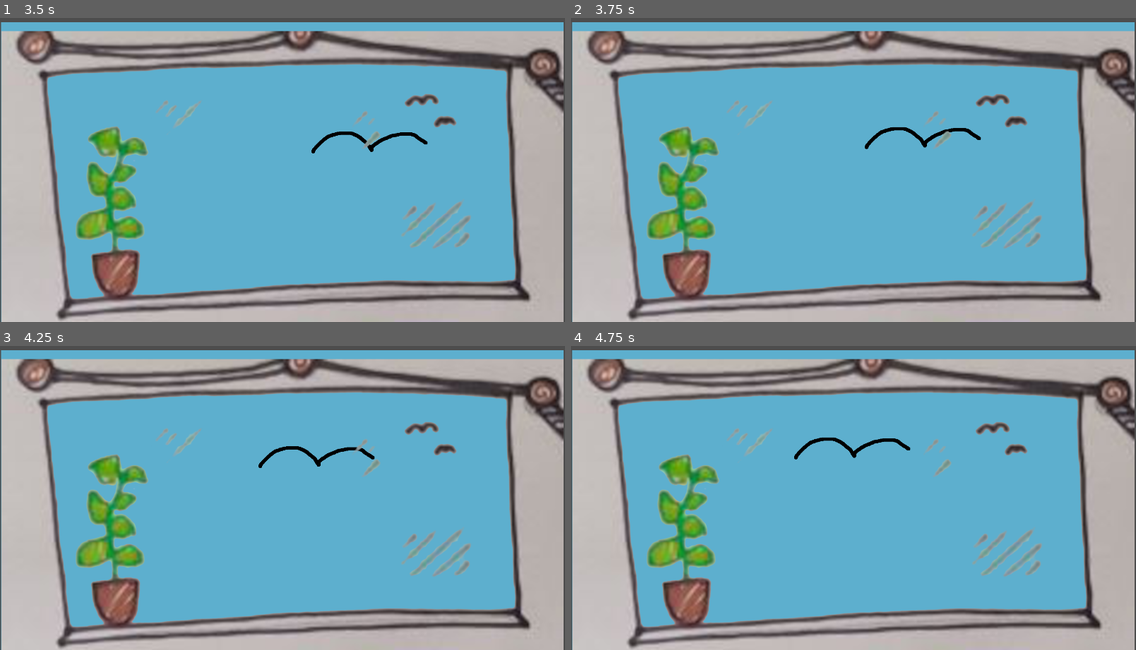
Above: before the commit, frames 1-4 (two rows, left to right).
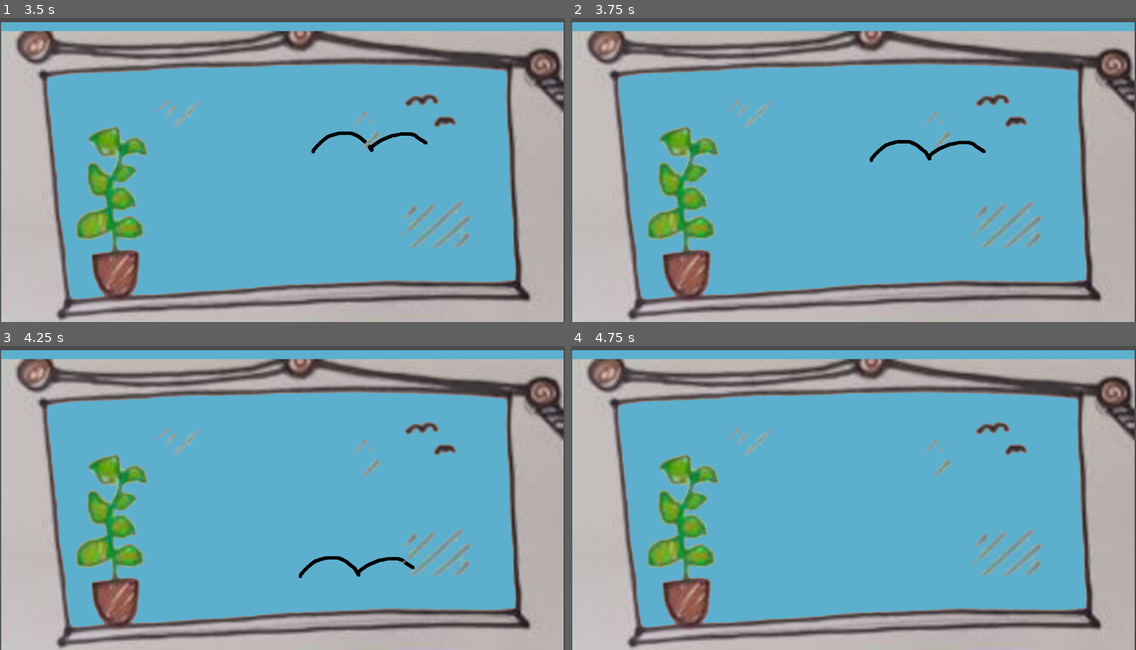
Above: after the commit, the same moments.

Repository: FuckUnity/ggj-2024
Game: Godot game, scene res://main.tscn
The game is run twice, just before and just after one commit, with the same random seed, the same clock (stepped at 60 frames per second) and the same inputs.
Inputs (mouse positions are in pixels of both pictures, inside the frame that each line leads up to):
- Up to frame 1 (3.5 s): tap Enter at 0.5 s; move the mouse to (254, 227) at 0.52 s; hold D (right) 0.53-2.03 s; click (254, 227) at 0.67 s; tap Space (jump) at 0.77, 1.52, 3.02 s; move the mouse to (452, 209) at 1.27 s; click (452, 209) at 1.42 s; move the mouse to (113, 115) at 2.02 s; hold Left (left) from 2.03 s (still down); click (113, 115) at 2.17 s; move the mouse to (310, 163) at 2.77 s; click (310, 163) at 2.92 s
- Up to frame 2 (3.75 s): keep holding Left (left); move the mouse to (768, 84) at 3.52 s; click (768, 84) at 3.67 s
- Up to frame 3 (4.25 s): keep holding Left (left); tap Space (jump) at 3.77 s
- Up to frame 4 (4.75 s): move the mouse to (977, 476) at 4.27 s; release Left (left) at 4.28 s; hold D (right) from 4.28 s (still down); click (977, 476) at 4.42 s; tap Space (jump) at 4.52 s

Frame 1 is identical in both runs. In frame 2, 0.6% of the frame differs, in the area x 52-74%, y 35-48%; in frame 3, 0.6%, in the area x 45-74%, y 32-77%; in frame 4, 0.3%.

Commit message:
mvp moorhuhn

Diff:
--- a/game/level/moorhuhn/bird.gd
+++ b/game/level/moorhuhn/bird.gd
@@ -1,21 +1,26 @@
 class_name Bird extends Node2D
 
-enum State { FLYING, KILLED, FREE }
+enum State { INIT, FLYING, KILLED, FREE, DELETABLE }
 
 # left to right
 var movement = Vector2(4.0, -1.0)
-var state = State.FLYING
+var state = State.INIT
 
 func set_start():
+	state = State.INIT
 	var viewport = get_viewport()
 	var start_pos = Vector2(-viewport.size.x * 0.5 + 50.0, viewport.size.y * 0.5 - 50.0)
 
 	set_position(start_pos)
+	state = State.FLYING
 
 func move():
 	set_position(position + movement)
+	_check_edge()
 
-	_check_edge()
+func killed():
+	state = State.KILLED
+	movement = Vector2(0.0, 10.0)
 
 func _check_edge():
 	var viewport = get_viewport().size * 0.5
@@ -26,6 +31,28 @@
 	if position.x > viewport.x:
 		movement.x = -movement.x
 
+	if state == State.KILLED or state == State.FREE:
+		if position.y < -viewport.y - 400 or position.y > viewport.y + 400:
+			state = State.DELETABLE
+
+# Hitpints 0 = Not Hit
+#          3 = Bulls Eye
+func was_hit(pos: Vector2) -> int:
+	if state != State.FLYING:
+		return 0
+
+	var dist = (position - pos).length()
+
+	if dist < 15:
+		return 3
+
+	if dist < 30:
+		return 2
+
+	if dist < 100:
+		return 1
+
+	return 0
 
 # Called when the node enters the scene tree for the first time.
 func _ready():
--- a/game/level/moorhuhn/moorhuhn.gd
+++ b/game/level/moorhuhn/moorhuhn.gd
@@ -5,32 +5,63 @@
 
 var bpm = 10.0
 var rng = RandomNumberGenerator.new()
+var points = 0
 
 var birds = [] as Array[Bird]
 var next_bird_spawn_in_s = 0.0
+var max_birds = 10
+var max_points = 5
+var bird_holder: Node
 
 # Called when the node enters the scene tree for the first time.
 func _ready():
 	super._ready()
+	bird_holder = get_node('./BirdHolder')
 	Input.set_custom_mouse_cursor(cursor_paw, 0, Vector2(64, 64))
 
 func _physics_process(delta):
 	next_bird_spawn_in_s = next_bird_spawn_in_s - delta;
 
-	if next_bird_spawn_in_s < 0.0:
+	if next_bird_spawn_in_s < 0.0 and birds.size() < max_birds:
 		next_bird_spawn_in_s = ((1 / bpm) + rng.randf_range(-0.02, 0.02)) * 60.0
-		var bird = game.assets.spawn_new(self.get_node('./BirdHolder'), template_bird)
+		var bird = game.assets.spawn_new(bird_holder, template_bird)
 		bird.set_start()
 		birds.push_back(bird)
 
 	for bird in birds:
 		bird.move()
 
+	_remove_unused_birds()
+
+func _remove_unused_birds():
+	var toDel = []
+
+	for bird in birds:
+		if bird.state == Bird.State.DELETABLE:
+			toDel.push_back(bird)
+
+	for bird in toDel:
+		birds.erase(bird)
+		bird_holder.remove_child(bird)
 
 # Called every frame. 'delta' is the elapsed time since the previous frame.
 func _process(_delta):
+	if points >= max_points:
+		complete()
 
+func _input(event):
+	if !event is InputEventMouseButton:
+		return
 
+	if event.button_index != MOUSE_BUTTON_LEFT or !event.pressed:
+		return
 
+	print("Left button was clicked at ", event.position)
 
-	pass
+	var pos = event.position - get_viewport().size * 0.5
+	for bird in birds:
+		var precision = bird.was_hit(pos)
+		if precision > 0:
+			bird.killed()
+			points += precision
+			print("points: ", points)
